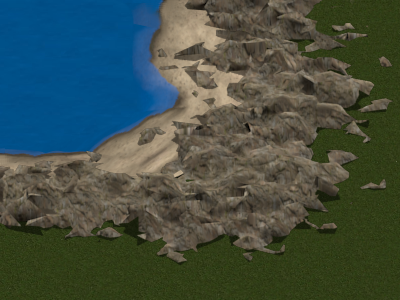
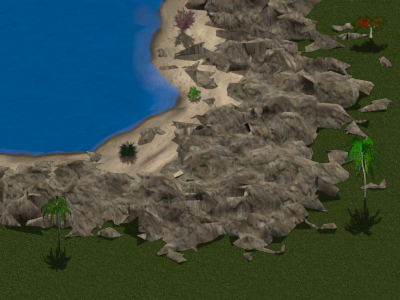
The second 400x300 image is a revision of the first. Changes to its layers:
added layer "Background copy#17" above "Background copy#16" over [186, 85, 202, 105]
added layer "Background copy#16" above "Background copy#19" over [349, 14, 389, 55]
added layer "Background copy#19" above "Background copy#26" over [117, 140, 139, 166]
added layer "Background copy#26" above "baum_schatten0001.png#33" over [172, 6, 196, 50]
added layer "baum_schatten0001.png#33" above "baum_schatten0001.png#16" over [344, 135, 383, 237]
added layer "baum_schatten0001.png#16" above "Clipboard#1" over [40, 195, 72, 272]
